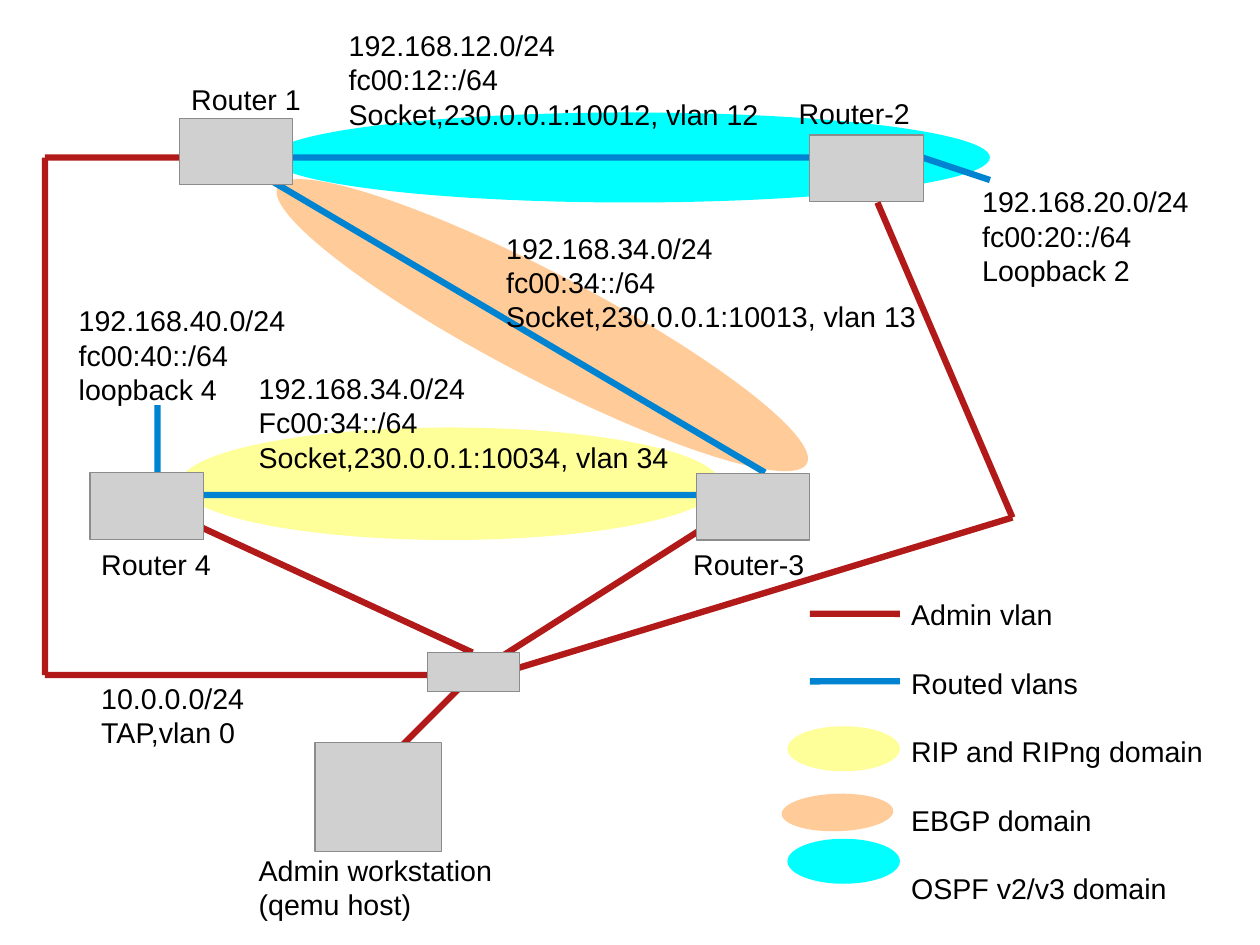
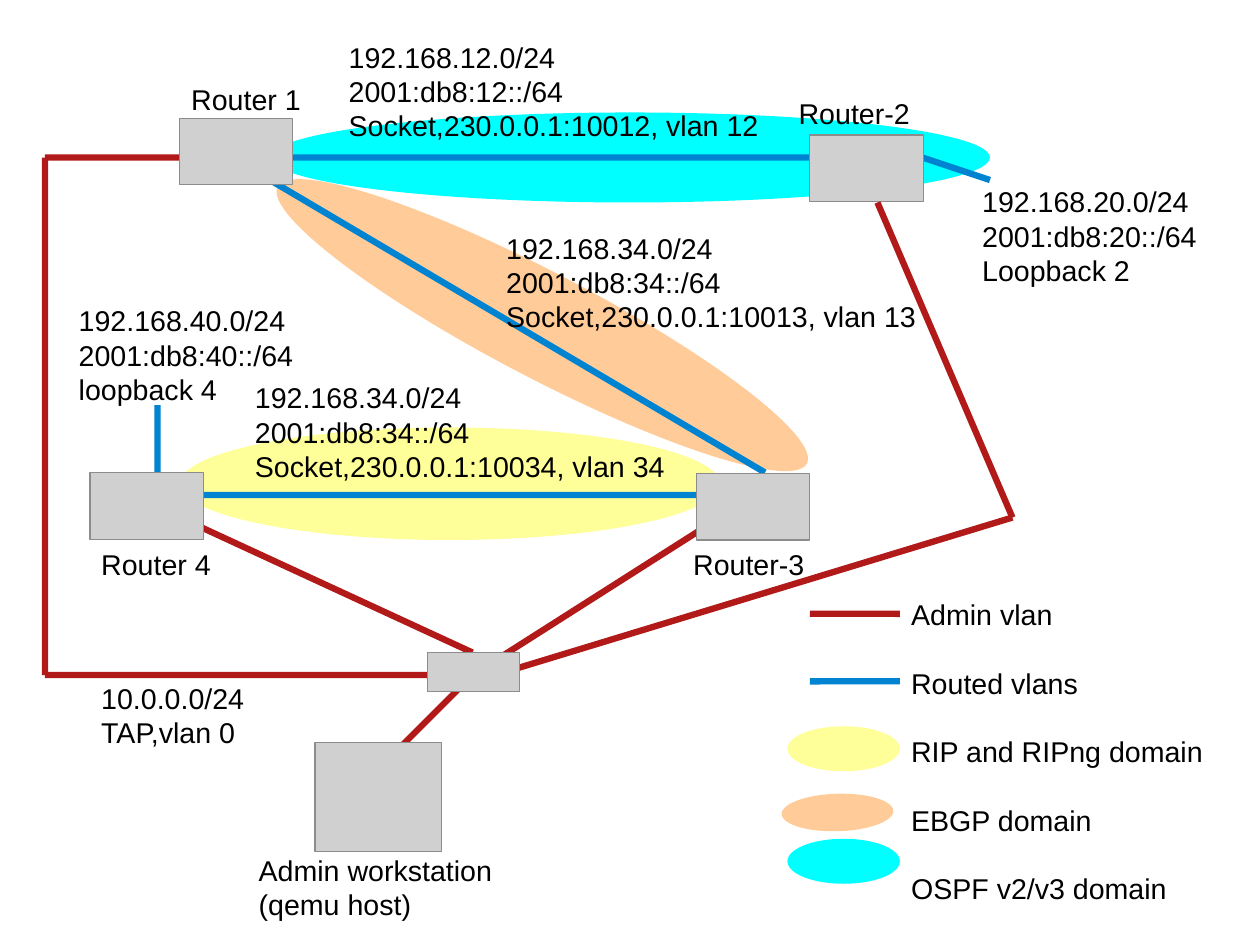
Before and after one commit to ocochard/BSDRP, a slide deck: slide 1 of trunk/docs/labs.examples.odp. Drawn at 1260x945 pixels with LibreOffice and Linux fonts; fonts in the diff are those of the drawing; grey boxes stand for pictures. Boxes give left, top, right and bottom in pixels: in the first picture for what was removed or moved away, otherwise in the second. Text is boxed around its words. In the diff, an @@ line names an element or a change of style, - is before the commit and + after.

```diff
--- a/trunk/docs/labs.examples.odp
+++ b/trunk/docs/labs.examples.odp
@@ text "192.168.12.0/24": place and size @@
-text "192.168.12.0/24" at (349,35,759,129)
+text "192.168.12.0/24" at (349,47,759,140)
@@ text at (349,81,563,103): text changed @@
-fc00:12::/64
+2001:db8:12::/64
@@ text at (982,226,1196,248): text changed @@
-fc00:20::/64
+2001:db8:20::/64
@@ text at (506,271,720,299): text changed @@
-fc00:34::/64
+2001:db8:34::/64
@@ text at (79,345,293,367): text changed @@
-fc00:40::/64
+2001:db8:40::/64
@@ text "192.168.34.0/24": place and size @@
-text "192.168.34.0/24" at (259,378,669,472)
+text "192.168.34.0/24" at (255,387,665,481)
@@ text at (255,420,469,445): text changed @@
-Fc00:34::/64
+2001:db8:34::/64
```
Also in this commit, not shown: 3 other slides changed, 1 slide added, 2 slides removed, 1 other file.
